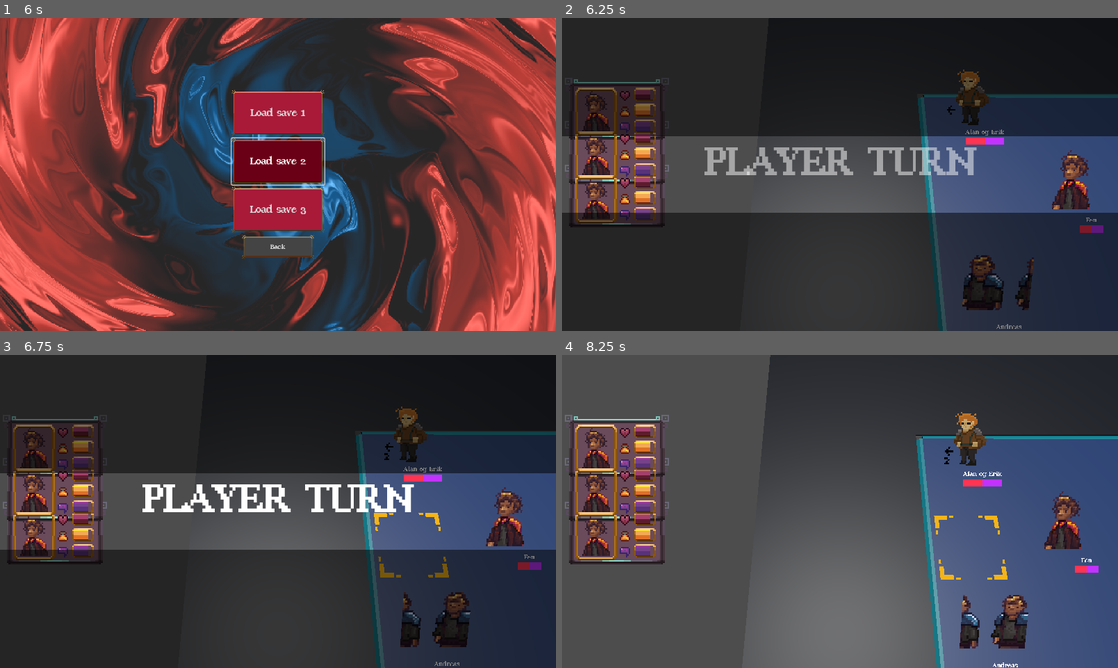
Above: before the commit, frames 1-4 (two rows, left to right).
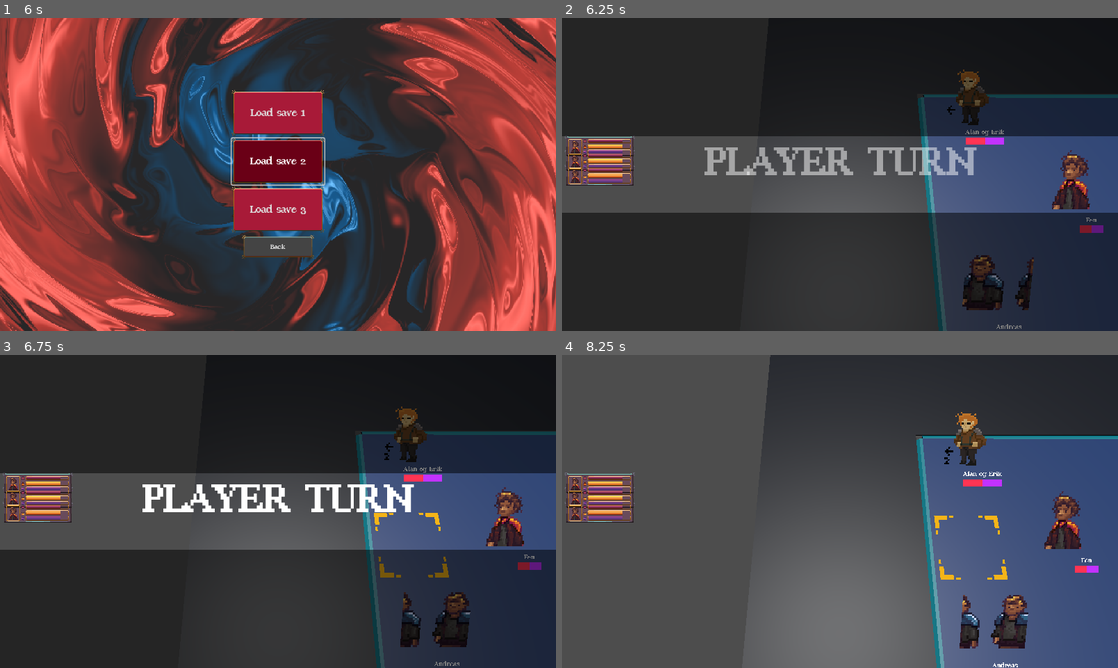
Above: after the commit, the same moments.

Repository: alanhaugen/bachelor-inn
Game: Godot game, scene res://scenes/UI/main_menu.tscn
The game is run twice, just before and just after one commit, with the same random seed, the same clock (stepped at 60 frames per second) and the same inputs.
Inputs (mouse positions are in pixels of both pictures, inside the frame that each line leads up to):
- Up to frame 1 (6 s): click "Start Game" at 0.5 s; move the mouse to (400, 158) at 1.27 s; hold Right (pan_right) 1.28-2 s; hold Space (selected) 1.28-2 s; click (400, 158) at 1.42 s; drag from (166, 190) to (250, 237) at 2.02 s; move the mouse to (333, 105) at 2.77 s; hold Right (pan_right) 2.78-3.5 s; hold Mouse wheel down (zoom_out) 2.78-3.5 s; drag from (250, 237) to (111, 127) at 3.52 s; move the mouse to (444, 221) at 4.27 s; hold Left (pan_left) 4.28-5 s; hold Mouse wheel up (zoom_in) 4.28-5 s; drag from (111, 127) to (194, 96) at 5.02 s; move the mouse to (305, 174) at 5.77 s; hold Down (pan_down) from 5.78 s (still down); hold Mouse wheel up (zoom_in) from 5.78 s (still down); click (305, 174) at 5.92 s
- Up to frame 2 (6.25 s): keep holding Down (pan_down); keep holding Mouse wheel up (zoom_in)
- Up to frame 3 (6.75 s): release Down (pan_down) at 6.5 s; release Mouse wheel up (zoom_in) at 6.5 s; drag from (194, 433) to (166, 527) at 6.52 s
- Up to frame 4 (8.25 s): move the mouse to (962, 495) at 7.27 s; hold Up (pan_up) 7.28-8 s; hold Mouse wheel down (zoom_out) 7.28-8 s; drag from (728, 527) to (812, 574) at 8.02 s

Frame 1 is identical in both runs. In frame 2, 5.1% of the frame differs, in the area x 0-20%, y 19-67%; in frame 3, 5.1%; in frame 4, 7.3%.

Commit message:
Changed ui sizes

Diff:
--- a/scenes/UI/pop_up.tscn
+++ b/scenes/UI/pop_up.tscn
@@ -70,6 +70,10 @@
 [node name="GUI_POPUP" type="Control"]
 layout_mode = 3
 anchors_preset = 0
+offset_left = -525.0
+offset_top = 300.0
+offset_right = -525.0
+offset_bottom = 300.0
 script = ExtResource("1_0a5f3")
 
 [node name="VBoxContainer" type="VBoxContainer" parent="."]
--- a/scenes/UI/side_bar.tscn
+++ b/scenes/UI/side_bar.tscn
@@ -69,13 +69,14 @@
 
 [node name="GUI_POPUP" type="Control"]
 layout_mode = 3
+anchors_preset = 0
 offset_left = -550.0
 grow_vertical = 0
 script = ExtResource("1_8gc0m")
 
 [node name="VBoxContainer" type="VBoxContainer" parent="."]
 layout_mode = 0
-offset_right = 72.0
+offset_right = 146.0
 offset_bottom = 46.0
 
 [node name="Control" type="Control" parent="VBoxContainer"]
@@ -128,7 +129,7 @@
 layout_mode = 1
 anchors_preset = -1
 anchor_left = 0.071428575
-anchor_top = 0.10714286
+anchor_top = 0.10714284
 anchor_right = 0.071428604
 anchor_bottom = 0.10714284
 offset_right = 31.0
@@ -141,7 +142,7 @@
 layout_mode = 0
 offset_left = 38.0
 offset_top = 9.0
-offset_right = 62.0
+offset_right = 136.0
 offset_bottom = 38.0
 
 [node name="VBoxContainer" type="VBoxContainer" parent="VBoxContainer/Control/HBoxContainer"]
--- a/scripts/combat/level.gd
+++ b/scripts/combat/level.gd
@@ -406,17 +406,14 @@
 	Main.gui.add_child(stat_popup_enemy);
 
 	side_bar_1 = SIDE_BAR.instantiate();
-	side_bar_1.scale = Vector2(3, 3);
 	Main.gui.add_child(side_bar_1);
 
 	side_bar_2 = SIDE_BAR.instantiate();
-	side_bar_2.scale = Vector2(3, 3);
-	side_bar_2.offset_bottom = -get_window().size.y/5;
+	side_bar_2.offset_bottom = -get_window().size.y/15;
 	Main.gui.add_child(side_bar_2);
 
 	side_bar_3 = SIDE_BAR.instantiate();
-	side_bar_3.scale = Vector2(3, 3);
-	side_bar_3.offset_bottom = -get_window().size.y/2.5;
+	side_bar_3.offset_bottom = -get_window().size.y/7.5;
 	Main.gui.add_child(side_bar_3);
 
 
